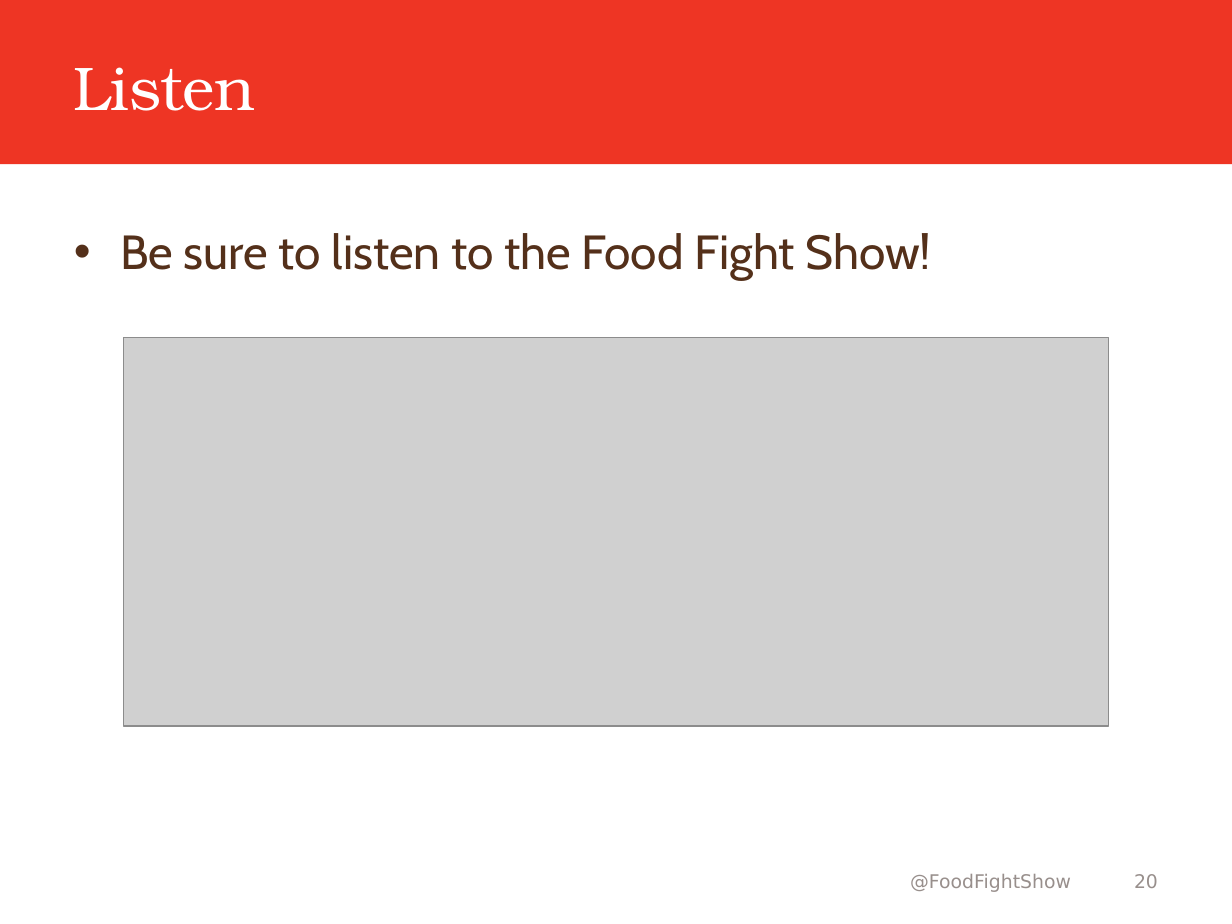
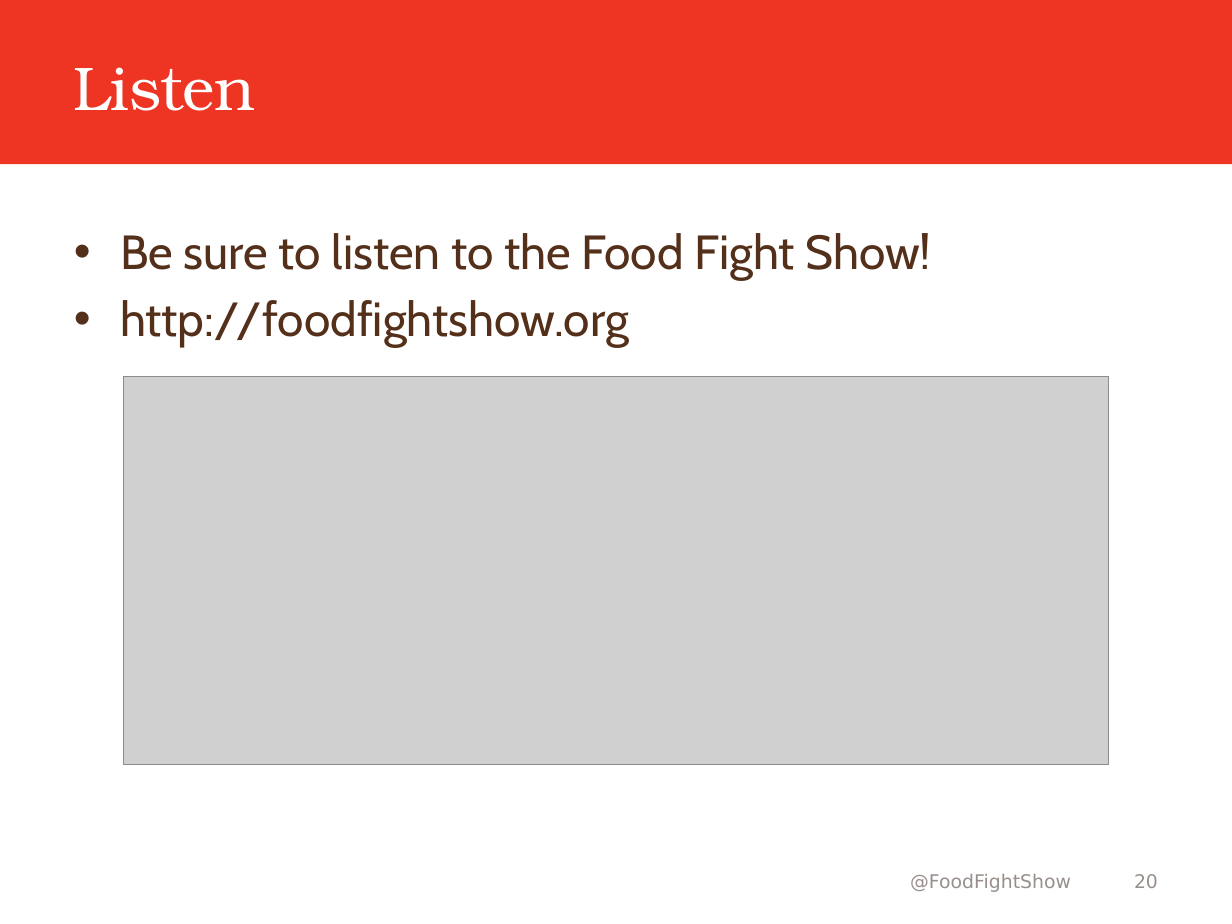
Before and after one commit to foodfight/ignite-talk, a slide deck: slide 20 of ignite-community.pptx. Drawn at 1232x924 pixels with LibreOffice and Linux fonts; fonts in the diff are those of the drawing; grey boxes stand for pictures; background and template pictures are left out. Boxes give left, top, right and bottom in pixels: in the first picture for what was removed or moved away, otherwise in the second. Text is boxed around its words. In the diff, an @@ line names an element or a change of style, - is before the commit and + after.

Commit message:
add ppt and pdf versions of the slides

```diff
--- a/ignite-community.pptx
+++ b/ignite-community.pptx
@@ text at <box>120,300,629,348</box>: paragraph added @@
+• http://foodfightshow.org
@@ picture: place and size @@
-picture at <box>123,338,1109,726</box>
+picture at <box>123,377,1109,765</box>
```
Also in this commit, not shown: 1 other file.
